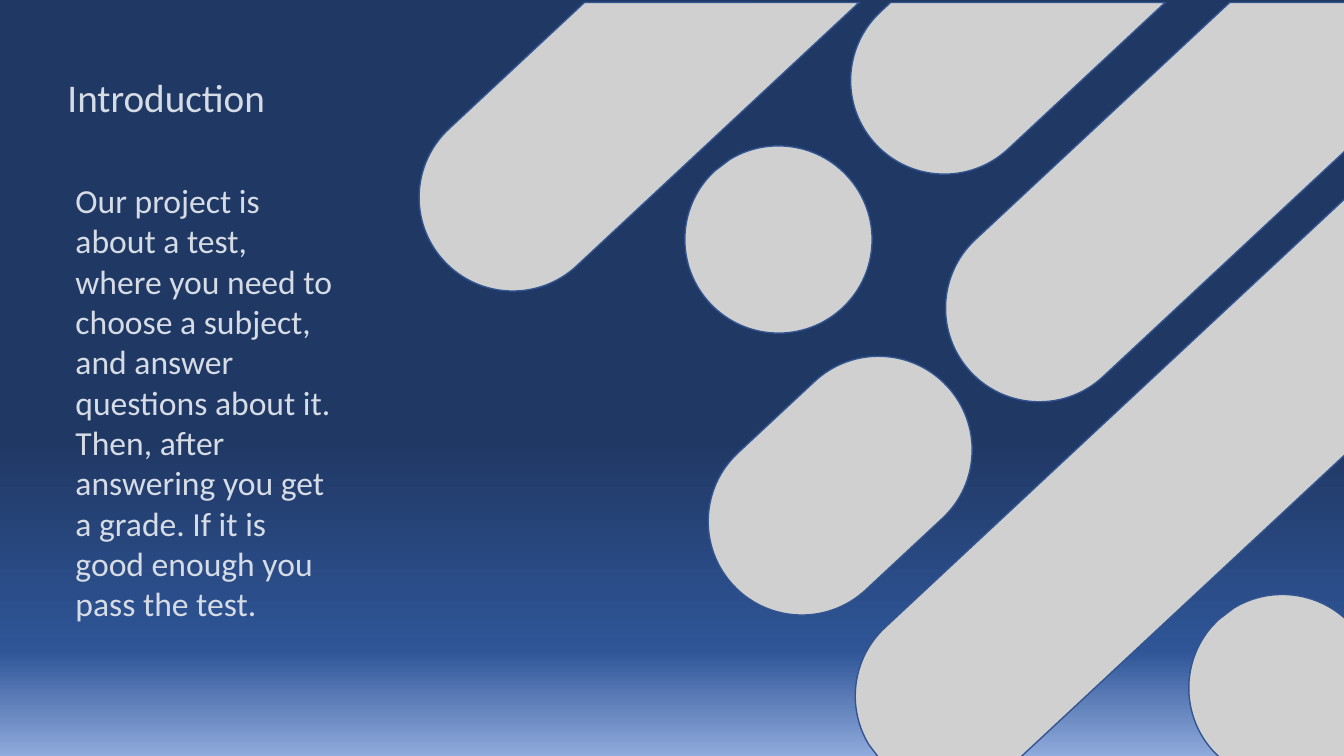
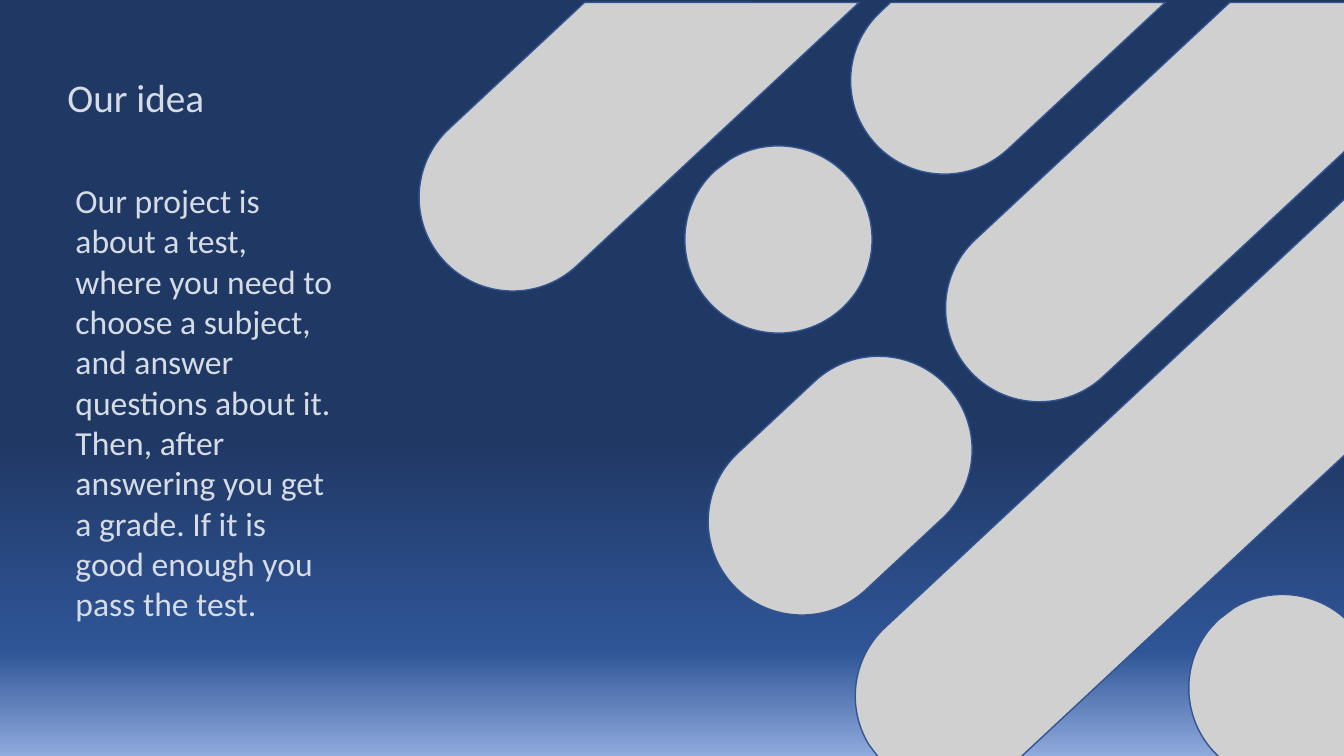
Before and after one commit to codingburgas/school-project-assignment-caveman-lawyers, a slide deck: slide 3 of Presentation/cave.pptx. Drawn at 1344x756 pixels with LibreOffice and Linux fonts; fonts in the diff are those of the drawing; grey boxes stand for pictures. Boxes give left, top, right and bottom in pixels: in the first picture for what was removed or moved away, otherwise in the second. Text is boxed around its words. In the diff, an @@ line names an element or a change of style, - is before the commit and + after.

Commit message:
Add5

```diff
--- a/Presentation/cave.pptx
+++ b/Presentation/cave.pptx
@@ text at (67, 85, 204, 113): text changed @@
-Introduction
+Our idea
```
Also in this commit, not shown: 1 slide added.
